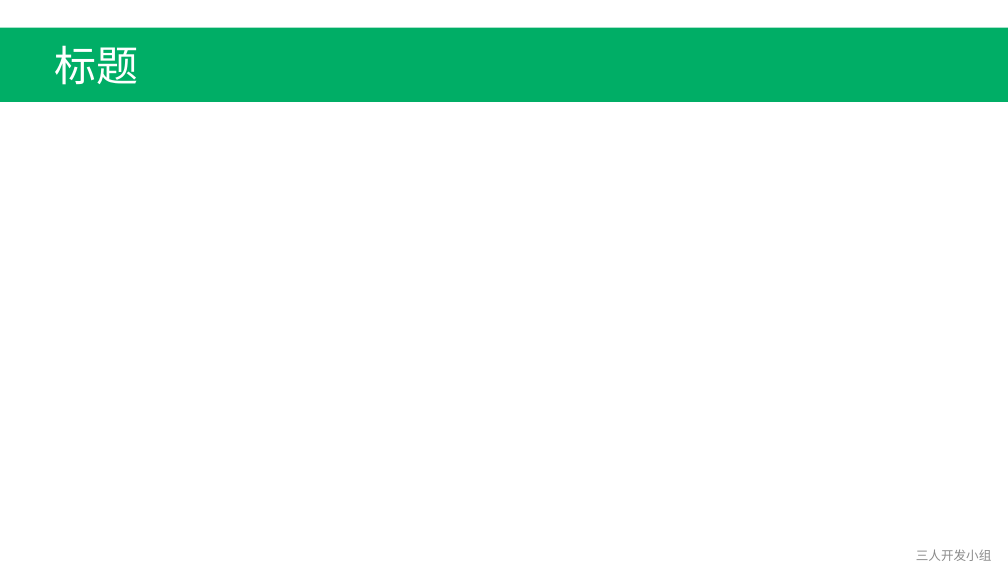
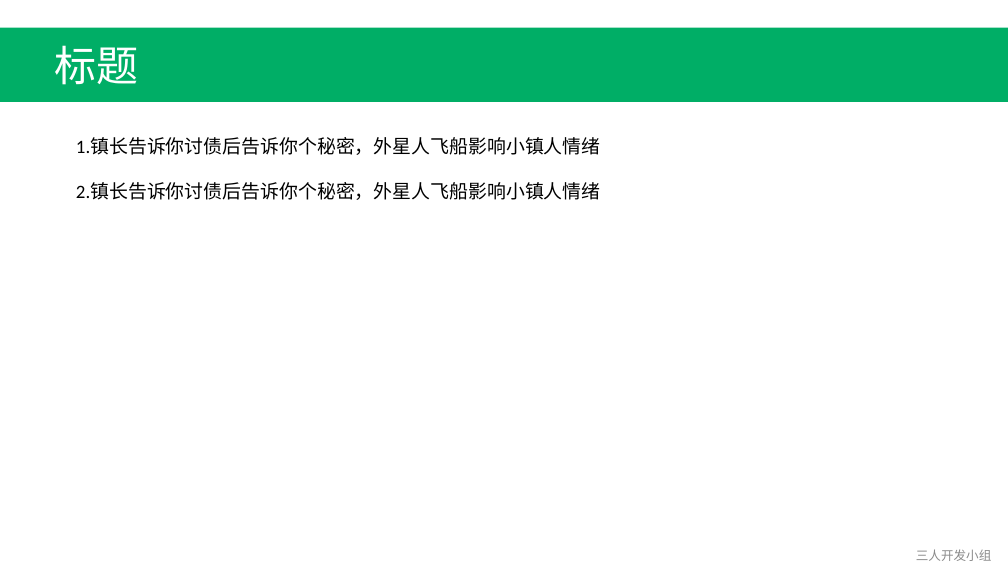
Before and after one commit to Fordebt/Give-me-my-money, a slide deck: slide 3 of 主线剧情.pptx (slide 6 before the commit). Drawn at 1008x567 pixels with LibreOffice and Linux fonts; fonts in the diff are those of the drawing. Boxes give left, top, right and bottom in pixels: in the first picture for what was removed or moved away, otherwise in the second. Text is boxed around its words. In the diff, an @@ line names an element or a change of style, - is before the commit and + after.

```diff
--- a/主线剧情.pptx
+++ b/主线剧情.pptx
@@ text added at <box>76,138,601,155</box>, 18 pt, text #000000 @@
+1.镇长告诉你讨债后告诉你个秘密，外星人飞船影响小镇人情绪
@@ text added at <box>76,183,601,200</box>, 18 pt, text #000000 @@
+2.镇长告诉你讨债后告诉你个秘密，外星人飞船影响小镇人情绪
```
Also in this commit, not shown: 1 other slide changed, 3 slides removed, 6 other files.
